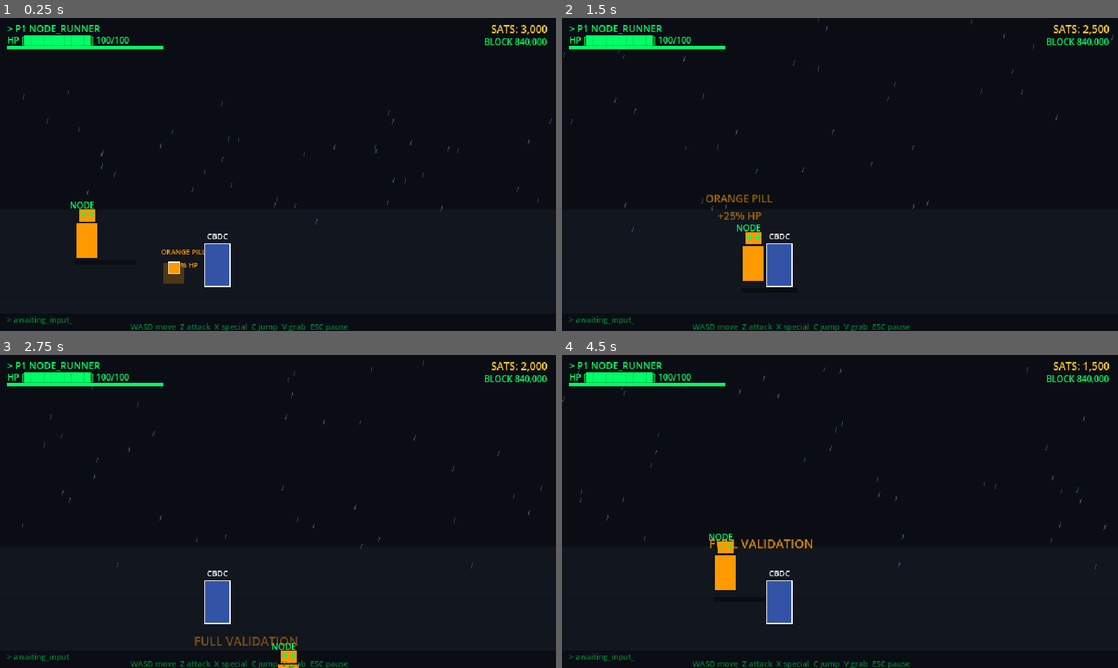
Above: before the commit, frames 1-4 (two rows, left to right).
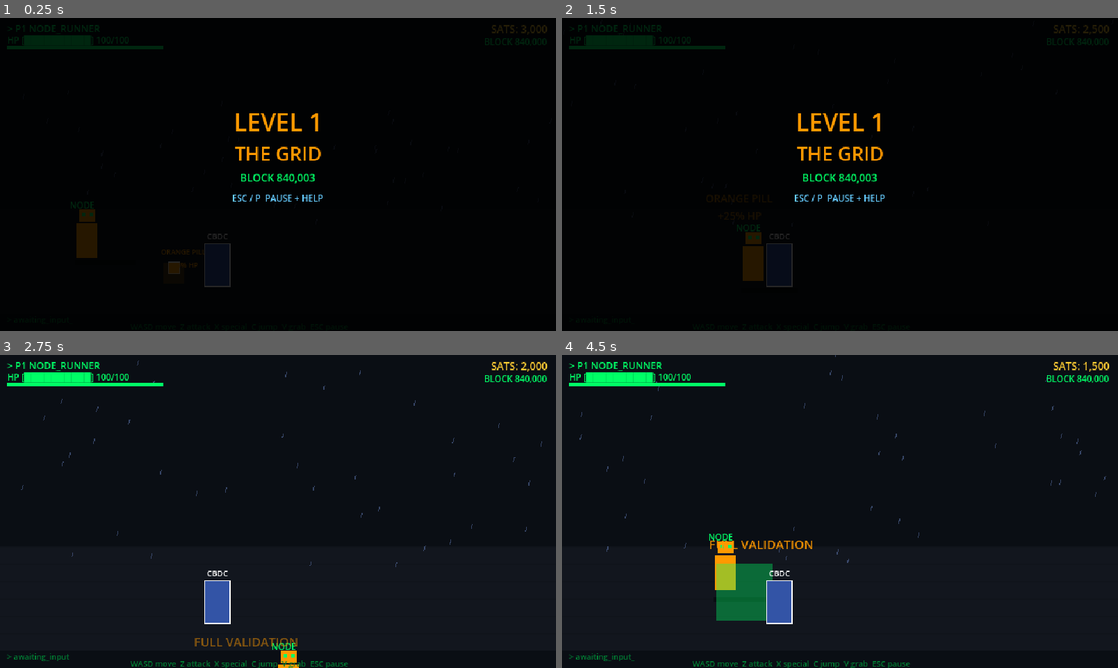
Above: after the commit, the same moments.

Repository: satsdisco/the-last-node-godot
Game: Godot game, scene res://scenes/levels/test_arena.tscn
The game is run twice, just before and just after one commit, with the same random seed, the same clock (stepped at 60 frames per second) and the same inputs.
Inputs:
- Up to frame 1 (0.25 s): no input
- Up to frame 2 (1.5 s): tap Enter at 0.5, 0.8, 1.35 s; hold D (move_right) 0.53-1.28 s; tap X (special) at 0.6 s; tap C (jump) at 0.77 s; hold S (move_down) from 1.28 s (still down)
- Up to frame 3 (2.75 s): tap C (jump) at 1.52 s; tap Keypad Enter at 1.55, 2.1 s; release S (move_down) at 2.03 s; hold D (move_right) from 2.03 s (still down); tap X (special) at 2.3 s
- Up to frame 4 (4.5 s): release D (move_right) at 2.78 s; hold W (move_up) 2.78-3.53 s; tap Z (attack) at 2.85 s; tap C (jump) at 3.02, 3.77 s; tap Enter at 3.05 s; hold A (move_left) from 3.53 s (still down); tap V (grab) at 3.6 s; tap Keypad Enter at 3.8 s; tap Escape at 4.15 s; tap X (special) at 4.35 s

The runs differ from the first frame. In frame 1, 34% of the frame differs, in the area x 0-100%, y 2-100%; in frame 2, 34%, in the area x 0-100%, y 0-100%; in frame 3, 0.4%; in frame 4, 2.1%.

Commit message:
Special move VFX + level flow (splash/death/complete screens)
SPECIAL MOVE VISUALS:
- Full Validation: green expanding parry ring + "✗ INVALID" marks
  on stunned enemies + invuln glow
- Broadcast: orange expanding pulse ring + 8 sparks per enemy hit
  + hitstop + screen shake
- Consensus (Super): screen flash orange + sequential targeting
  circles that shrink onto each enemy + 4px shake per hit.
  Feels like calling down orbital strikes.

LEVEL FLOW:
- Level splash card: "LEVEL 1 / THE GRID / BLOCK 840,003"
  Dark overlay, fades after 2 seconds
- Death screen: "NODE OFFLINE" in red, [ENTER] RETRY / [ESC] QUIT
  Shows sats collected. Pauses game. Enter reloads scene.
- Level complete: "LEVEL COMPLETE / THE GRID" with stats
  Triggers after boss is killed (last encounter cleared)
  Shows sats + enemies validated

ENCOUNTER FIX:
Last encounter (boss) triggers level complete instead of "AREA CLEAR"

Co-Authored-By: Claude Opus 4.6 (1M context) <noreply@anthropic.com>

Diff:
--- a/scripts/player.gd
+++ b/scripts/player.gd
@@ -333,22 +333,34 @@
 	do_super()
 
 func do_special_1():
-	# Full Validation — parry + stun nearby enemies
+	# Full Validation — parry ring + stun + invincibility
 	_show_move_name("FULL VALIDATION")
 	invuln_until = Time.get_ticks_msec() / 1000.0 + 0.7
-
+	CombatJuice.hitstop(get_tree(), 0.06)
+
+	# Green expanding parry ring
+	_spawn_ring(Color(0, 1, 0.4, 0.5), 96)
+
+	# Invalid transaction marks on stunned enemies
 	for enemy in get_tree().get_nodes_in_group("enemies"):
 		if not is_instance_valid(enemy):
 			continue
 		if global_position.distance_to(enemy.global_position) < 96:
 			if enemy.has_method("take_hit"):
 				enemy.take_hit(10, facing)
+			if enemy.has_method("stun"):
+				enemy.stun(800)
 			CombatJuice.hit_sparks(get_parent(), enemy.global_position + Vector2(0, -20), Color(0, 1, 0.4))
+			_spawn_invalid_mark(enemy.global_position + Vector2(0, -40))
 
 func do_special_2():
-	# Broadcast — radial pulse
+	# Broadcast — expanding orange pulse ring
 	_show_move_name("BROADCAST")
-	CombatJuice.shake(get_viewport().get_camera_2d(), 5.0, 0.15)
+	CombatJuice.hitstop(get_tree(), 0.08)
+	CombatJuice.shake(get_viewport().get_camera_2d(), 6.0, 0.2)
+
+	# Orange expanding ring
+	_spawn_ring(Color(1, 0.6, 0, 0.6), 96)
 
 	for enemy in get_tree().get_nodes_in_group("enemies"):
 		if not is_instance_valid(enemy):
@@ -356,26 +368,84 @@
 		if global_position.distance_to(enemy.global_position) < 96:
 			if enemy.has_method("take_hit"):
 				enemy.take_hit(22, facing)
-			CombatJuice.hit_sparks(get_parent(), enemy.global_position + Vector2(0, -20), Color(1, 0.6, 0))
+			CombatJuice.hit_sparks(get_parent(), enemy.global_position + Vector2(0, -20), Color(1, 0.6, 0), 8)
+			CombatJuice.damage_number(get_parent(), enemy.global_position + Vector2(0, -30), 22, Color(1, 0.6, 0))
 
 func do_super():
-	# Consensus — sequential hits across all visible enemies
+	# Consensus — screen flash + sequential orbital hits
 	_show_move_name("CONSENSUS")
-	CombatJuice.hitstop(get_tree(), 0.15)
-	CombatJuice.shake(get_viewport().get_camera_2d(), 10.0, 0.3)
-
+	CombatJuice.hitstop(get_tree(), 0.2)
+	CombatJuice.shake(get_viewport().get_camera_2d(), 12.0, 0.4)
+
+	# Screen flash orange
+	var flash = ColorRect.new()
+	flash.color = Color(1, 0.6, 0, 0.4)
+	flash.size = Vector2(640, 360)
+	flash.z_index = 9998
+	var hud = get_tree().root.get_node_or_null("TestArena/HUD")
+	if hud:
+		hud.add_child(flash)
+		var flash_tween = flash.create_tween()
+		flash_tween.tween_property(flash, "modulate:a", 0.0, 0.3)
+		flash_tween.tween_callback(flash.queue_free)
+
+	# Sequential hits with orange targeting circles
 	var targets = get_tree().get_nodes_in_group("enemies")
 	var i = 0
 	for enemy in targets:
 		if not is_instance_valid(enemy):
 			continue
-		get_tree().create_timer(i * 0.1).timeout.connect(func():
-			if is_instance_valid(enemy) and enemy.has_method("take_hit"):
+		var idx = i
+		get_tree().create_timer(idx * 0.12).timeout.connect(func():
+			if not is_instance_valid(enemy):
+				return
+			# Targeting circle
+			var circle = ColorRect.new()
+			circle.color = Color(1, 0.6, 0, 0.7)
+			circle.size = Vector2(40, 40)
+			circle.global_position = enemy.global_position - Vector2(20, 30)
+			circle.z_index = int(enemy.global_position.y) + 5
+			get_parent().add_child(circle)
+
+			var c_tween = circle.create_tween()
+			c_tween.tween_property(circle, "scale", Vector2(0.2, 0.2), 0.15)
+			c_tween.parallel().tween_property(circle, "modulate:a", 0.0, 0.15)
+			c_tween.tween_callback(circle.queue_free)
+
+			if enemy.has_method("take_hit"):
 				enemy.take_hit(40, facing)
-				CombatJuice.hit_sparks(get_parent(), enemy.global_position + Vector2(0, -20), Color(1, 0.6, 0))
-				CombatJuice.damage_number(get_parent(), enemy.global_position + Vector2(0, -30), 40, Color(1, 0.6, 0))
+			CombatJuice.hit_sparks(get_parent(), enemy.global_position + Vector2(0, -20), Color(1, 0.6, 0), 10)
+			CombatJuice.damage_number(get_parent(), enemy.global_position + Vector2(0, -30), 40, Color(1, 0.6, 0))
+			CombatJuice.shake(get_viewport().get_camera_2d(), 4.0, 0.08)
 		)
 		i += 1
+
+func _spawn_ring(color: Color, radius: float):
+	# Expanding ring effect centered on player
+	var ring = ColorRect.new()
+	ring.color = color
+	ring.size = Vector2(16, 16)
+	ring.global_position = global_position - Vector2(8, 16)
+	ring.z_index = int(global_position.y) + 5
+	ring.pivot_offset = Vector2(8, 8)
+	get_parent().add_child(ring)
+
+	var tween = ring.create_tween()
+	tween.tween_property(ring, "scale", Vector2(radius / 8.0, radius / 8.0), 0.3)
+	tween.parallel().tween_property(ring, "modulate:a", 0.0, 0.3)
+	tween.tween_callback(ring.queue_free)
+
+func _spawn_invalid_mark(pos: Vector2):
+	var mark = Label.new()
+	mark.text = "✗ INVALID"
+	mark.global_position = pos
+	mark.add_theme_font_size_override("font_size", 10)
+	mark.add_theme_color_override("font_color", Color(1, 0.2, 0.2))
+	mark.z_index = 500
+	get_parent().add_child(mark)
+	var tween = mark.create_tween()
+	tween.tween_property(mark, "modulate:a", 0.0, 0.5)
+	tween.tween_callback(mark.queue_free)
 
 func _no_sats_flash():
 	var lbl = Label.new()
--- a/scripts/test_arena.gd
+++ b/scripts/test_arena.gd
@@ -98,6 +98,12 @@
 
 	# HUD
 	_create_hud()
+
+	# Level splash card
+	_show_level_splash("LEVEL 1", "THE GRID", "BLOCK 840,003")
+
+	# Connect player death
+	player.died.connect(_on_player_died)
 
 	print("[TestArena] Ready — WASD to move, Z to attack!")
 
@@ -530,7 +536,13 @@
 	if gate_visual:
 		gate_visual.queue_free()
 		gate_visual = null
-	_show_announcement("AREA CLEAR")
+
+	# Check if this was the last encounter (boss)
+	if current_encounter >= encounters.size() - 1:
+		get_tree().create_timer(1.5).timeout.connect(_on_level_complete)
+		_show_announcement("LEVEL CLEAR")
+	else:
+		_show_announcement("AREA CLEAR")
 
 func _spawn_enforcer(pos: Vector2):
 	var e = CharacterBody2D.new()
@@ -700,15 +712,205 @@
 	_show_announcement("BOSS: THE PRECINCT CAPTAIN")
 
 func _show_announcement(text: String):
+	var hud = get_node_or_null("HUD")
+	if not hud:
+		return
 	var lbl = Label.new()
 	lbl.text = text
-	lbl.position = Vector2(200, 100)
+	lbl.position = Vector2(160, 100)
 	lbl.add_theme_font_size_override("font_size", 18)
 	lbl.add_theme_color_override("font_color", Color(1, 0.6, 0))
+	lbl.horizontal_alignment = HORIZONTAL_ALIGNMENT_CENTER
+	lbl.size = Vector2(320, 40)
 	lbl.z_index = 9999
-	add_child(lbl)
-
-	# Fade via CanvasLayer so it's screen-fixed
+	hud.add_child(lbl)
+
 	var tween = lbl.create_tween()
 	tween.tween_property(lbl, "modulate:a", 0.0, 1.5)
 	tween.tween_callback(lbl.queue_free)
+
+func _show_level_splash(level_num: String, level_name: String, block_text: String):
+	var hud = get_node_or_null("HUD")
+	if not hud:
+		return
+
+	# Dark overlay
+	var overlay = ColorRect.new()
+	overlay.color = Color(0, 0, 0, 0.85)
+	overlay.position = Vector2(0, 0)
+	overlay.size = Vector2(640, 360)
+	overlay.z_index = 99999
+	hud.add_child(overlay)
+
+	# Level number
+	var num_lbl = Label.new()
+	num_lbl.text = level_num
+	num_lbl.position = Vector2(120, 100)
+	num_lbl.add_theme_font_size_override("font_size", 28)
+	num_lbl.add_theme_color_override("font_color", Color(1, 0.6, 0))
+	num_lbl.horizontal_alignment = HORIZONTAL_ALIGNMENT_CENTER
+	num_lbl.size = Vector2(400, 40)
+	num_lbl.z_index = 99999
+	hud.add_child(num_lbl)
+
+	# Level name
+	var name_lbl = Label.new()
+	name_lbl.text = level_name
+	name_lbl.position = Vector2(120, 140)
+	name_lbl.add_theme_font_size_override("font_size", 22)
+	name_lbl.add_theme_color_override("font_color", Color(1, 0.6, 0))
+	name_lbl.horizontal_alignment = HORIZONTAL_ALIGNMENT_CENTER
+	name_lbl.size = Vector2(400, 40)
+	name_lbl.z_index = 99999
+	hud.add_child(name_lbl)
+
+	# Block height
+	var block_lbl = Label.new()
+	block_lbl.text = block_text
+	block_lbl.position = Vector2(120, 175)
+	block_lbl.add_theme_font_size_override("font_size", 12)
+	block_lbl.add_theme_color_override("font_color", Color(0, 1, 0.4))
+	block_lbl.horizontal_alignment = HORIZONTAL_ALIGNMENT_CENTER
+	block_lbl.size = Vector2(400, 20)
+	block_lbl.z_index = 99999
+	hud.add_child(block_lbl)
+
+	# Hint
+	var hint = Label.new()
+	hint.text = "ESC / P  PAUSE + HELP"
+	hint.position = Vector2(120, 200)
+	hint.add_theme_font_size_override("font_size", 10)
+	hint.add_theme_color_override("font_color", Color(0.4, 0.8, 1))
+	hint.horizontal_alignment = HORIZONTAL_ALIGNMENT_CENTER
+	hint.size = Vector2(400, 20)
+	hint.z_index = 99999
+	hud.add_child(hint)
+
+	# Fade out after 2 seconds
+	var tween = overlay.create_tween()
+	tween.tween_interval(1.5)
+	tween.tween_property(overlay, "modulate:a", 0.0, 0.7)
+	tween.parallel().tween_property(num_lbl, "modulate:a", 0.0, 0.7)
+	tween.parallel().tween_property(name_lbl, "modulate:a", 0.0, 0.7)
+	tween.parallel().tween_property(block_lbl, "modulate:a", 0.0, 0.7)
+	tween.parallel().tween_property(hint, "modulate:a", 0.0, 0.7)
+	tween.tween_callback(func():
+		overlay.queue_free()
+		num_lbl.queue_free()
+		name_lbl.queue_free()
+		block_lbl.queue_free()
+		hint.queue_free()
+	)
+
+func _on_player_died():
+	# Death screen
+	var hud = get_node_or_null("HUD")
+	if not hud:
+		return
+
+	get_tree().paused = true
+
+	var overlay = ColorRect.new()
+	overlay.color = Color(0, 0, 0, 0.8)
+	overlay.size = Vector2(640, 360)
+	overlay.z_index = 99999
+	hud.add_child(overlay)
+
+	var title = Label.new()
+	title.text = "NODE OFFLINE"
+	title.position = Vector2(120, 120)
+	title.add_theme_font_size_override("font_size", 24)
+	title.add_theme_color_override("font_color", Color(1, 0.2, 0.2))
+	title.horizontal_alignment = HORIZONTAL_ALIGNMENT_CENTER
+	title.size = Vector2(400, 40)
+	title.z_index = 99999
+	hud.add_child(title)
+
+	var prompt = Label.new()
+	prompt.text = "[ENTER] RETRY    [ESC] QUIT"
+	prompt.position = Vector2(120, 170)
+	prompt.add_theme_font_size_override("font_size", 12)
+	prompt.add_theme_color_override("font_color", Color(0, 1, 0.4))
+	prompt.horizontal_alignment = HORIZONTAL_ALIGNMENT_CENTER
+	prompt.size = Vector2(400, 30)
+	prompt.z_index = 99999
+	hud.add_child(prompt)
+
+	# Sats lost
+	var sats_lbl = Label.new()
+	sats_lbl.text = "SATS COLLECTED: %s" % _format_sats(GameState.sats)
+	sats_lbl.position = Vector2(120, 200)
+	sats_lbl.add_theme_font_size_override("font_size", 11)
+	sats_lbl.add_theme_color_override("font_color", Color(1, 0.8, 0.2))
+	sats_lbl.horizontal_alignment = HORIZONTAL_ALIGNMENT_CENTER
+	sats_lbl.size = Vector2(400, 20)
+	sats_lbl.z_index = 99999
+	hud.add_child(sats_lbl)
+
+func _unhandled_input(event):
+	if event is InputEventKey and event.pressed:
+		if get_tree().paused:
+			if event.keycode == KEY_ENTER or event.keycode == KEY_KP_ENTER:
+				get_tree().paused = false
+				GameState.reset()
+				get_tree().reload_current_scene()
+			elif event.keycode == KEY_ESCAPE:
+				get_tree().paused = false
+				get_tree().quit()
+
+func _on_level_complete():
+	var hud = get_node_or_null("HUD")
+	if not hud:
+		return
+
+	var overlay = ColorRect.new()
+	overlay.color = Color(0, 0, 0, 0.85)
+	overlay.size = Vector2(640, 360)
+	overlay.z_index = 99999
+	hud.add_child(overlay)
+
+	var title = Label.new()
+	title.text = "LEVEL COMPLETE"
+	title.position = Vector2(120, 80)
+	title.add_theme_font_size_override("font_size", 22)
+	title.add_theme_color_override("font_color", Color(0, 1, 0.4))
+	title.horizontal_alignment = HORIZONTAL_ALIGNMENT_CENTER
+	title.size = Vector2(400, 40)
+	title.z_index = 99999
+	hud.add_child(title)
+
+	var name_lbl = Label.new()
+	name_lbl.text = "THE GRID"
+	name_lbl.position = Vector2(120, 110)
+	name_lbl.add_theme_font_size_override("font_size", 18)
+	name_lbl.add_theme_color_override("font_color", Color(1, 0.6, 0))
+	name_lbl.horizontal_alignment = HORIZONTAL_ALIGNMENT_CENTER
+	name_lbl.size = Vector2(400, 30)
+	name_lbl.z_index = 99999
+	hud.add_child(name_lbl)
+
+	# Stats
+	var stats = [
+		"SATS COLLECTED: %s" % _format_sats(GameState.sats),
+		"ENEMIES VALIDATED: %d" % (current_encounter + 1),
+	]
+	for s_idx in range(stats.size()):
+		var s_lbl = Label.new()
+		s_lbl.text = stats[s_idx]
+		s_lbl.position = Vector2(120, 160 + s_idx * 20)
+		s_lbl.add_theme_font_size_override("font_size", 12)
+		s_lbl.add_theme_color_override("font_color", Color(0, 1, 0.4))
+		s_lbl.horizontal_alignment = HORIZONTAL_ALIGNMENT_CENTER
+		s_lbl.size = Vector2(400, 20)
+		s_lbl.z_index = 99999
+		hud.add_child(s_lbl)
+
+	var prompt = Label.new()
+	prompt.text = "[ENTER] CONTINUE"
+	prompt.position = Vector2(120, 260)
+	prompt.add_theme_font_size_override("font_size", 12)
+	prompt.add_theme_color_override("font_color", Color(0, 1, 0.4))
+	prompt.horizontal_alignment = HORIZONTAL_ALIGNMENT_CENTER
+	prompt.size = Vector2(400, 30)
+	prompt.z_index = 99999
+	hud.add_child(prompt)
